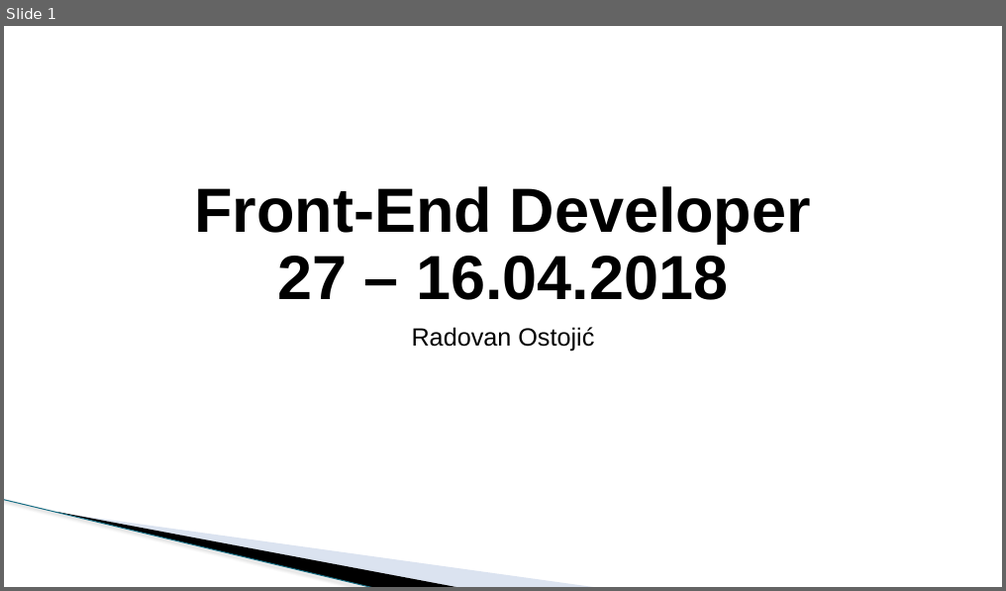
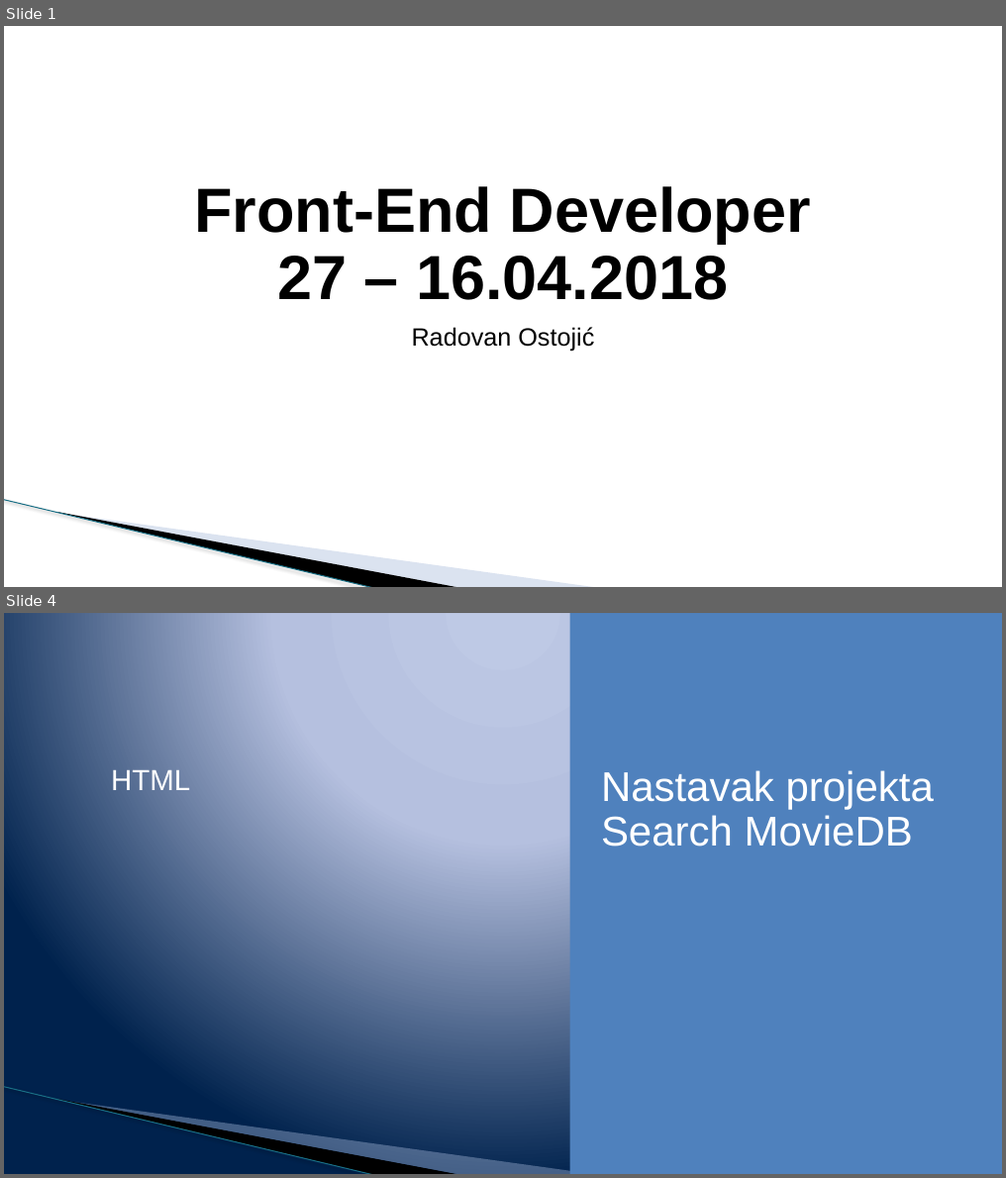
Before and after one commit to todalexcode/kurs-front-end, a slide deck: sesija-27/PPT/Front-End Developer-27.pptx. Shown one above the other, each under a label of ours: slide 1 before the commit, slides 1 and 4 after it; the slides between them are not shown. The pictures are 1006x591 and 1006x1178 pixels, drawn with LibreOffice and Linux fonts; fonts in the diff are those of the drawing; background and template pictures are left out. Boxes give left, top, right and bottom in pixels: in the first picture for what was removed or moved away, otherwise in the second. Text is boxed around its words. In the diff, an @@ line names an element or a change of style, - is before the commit and + after.

```diff
--- a/sesija-27/PPT/Front-End Developer-27.pptx
+++ b/sesija-27/PPT/Front-End Developer-27.pptx
@@ slide 4 added at box(4, 613, 1002, 1174), background gradient #BFC9E5 to #B5C0E0 to #00234D; not listed: 3 template elements that a slide beside it also shows @@
@@ rectangle added at box(570, 613, 1002, 1174), fill #4F81BD @@
@@ text added at box(111, 769, 190, 790), 28 pt, text #FFFFFF @@
+HTML
@@ text added at box(601, 770, 934, 847), 40 pt, text #FFFFFF @@
+Nastavak projekta Search MovieDB
```
Also in this commit, not shown: 2 slides changed, 1 other slide added, 1 slide removed, 6 other files.
